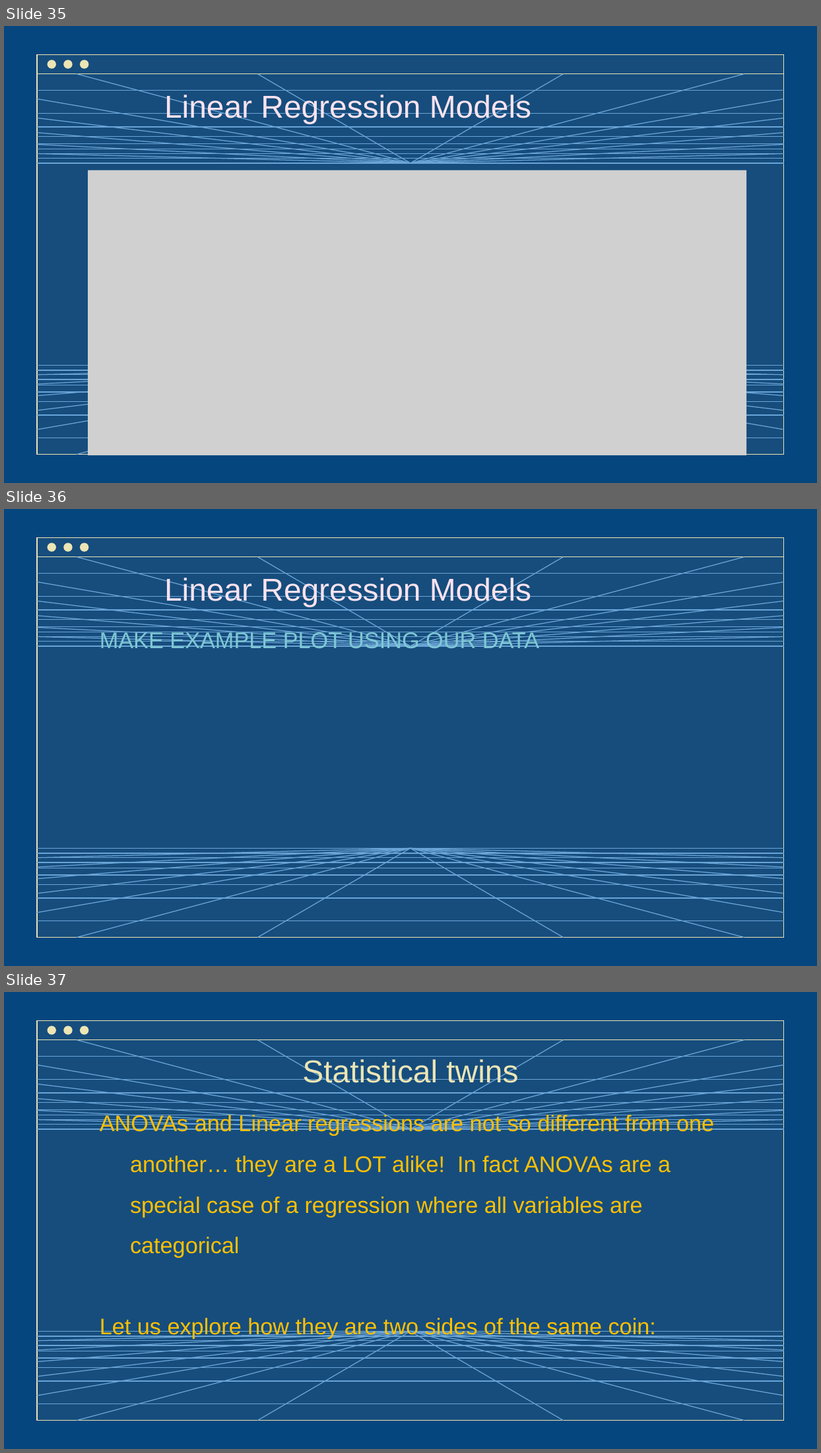
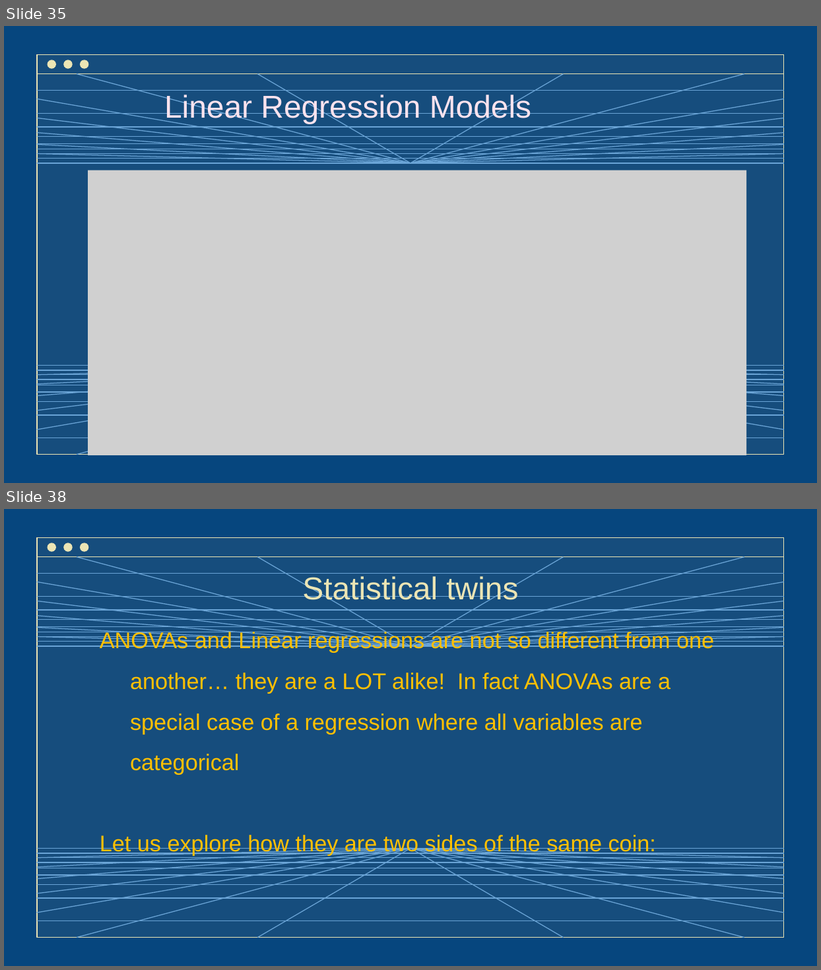
Before and after one commit to gsan-codes/Sta-R-tistics, a slide deck: slides/Stats_class_II.pptx. Shown one above the other, each under a label of ours: slides 35, 36 and 37 before the commit, slides 35 and 38 after it; the slides between them are not shown. The pictures are 821x1453 and 821x970 pixels, drawn with LibreOffice and Linux fonts; fonts in the diff are those of the drawing; grey boxes stand for pictures; background and template pictures are left out. Boxes give left, top, right and bottom in pixels: in the first picture for what was removed or moved away, otherwise in the second. Text is boxed around its words. In the diff, an @@ line names an element or a change of style, - is before the commit and + after.

```diff
--- a/slides/Stats_class_II.pptx
+++ b/slides/Stats_class_II.pptx
@@ slide 36 removed at box(4, 509, 817, 966), background picture (left out); not listed: 52 template elements that a slide beside it also shows @@
@@ text removed at box(164, 576, 531, 607) @@
-Linear Regression Models
@@ text removed at box(100, 630, 539, 653) @@
-MAKE EXAMPLE PLOT USING OUR DATA
@@ what was slide 37 is now slide 38 @@
```
Also in this commit, not shown: 2 slides added.
